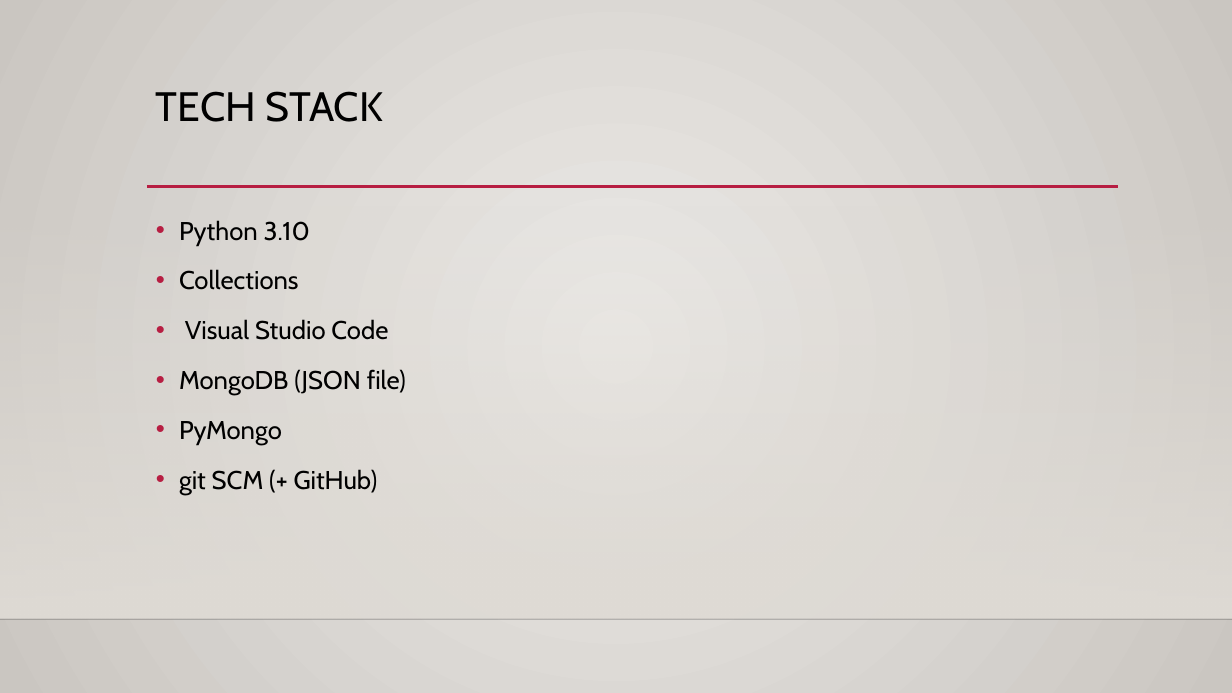
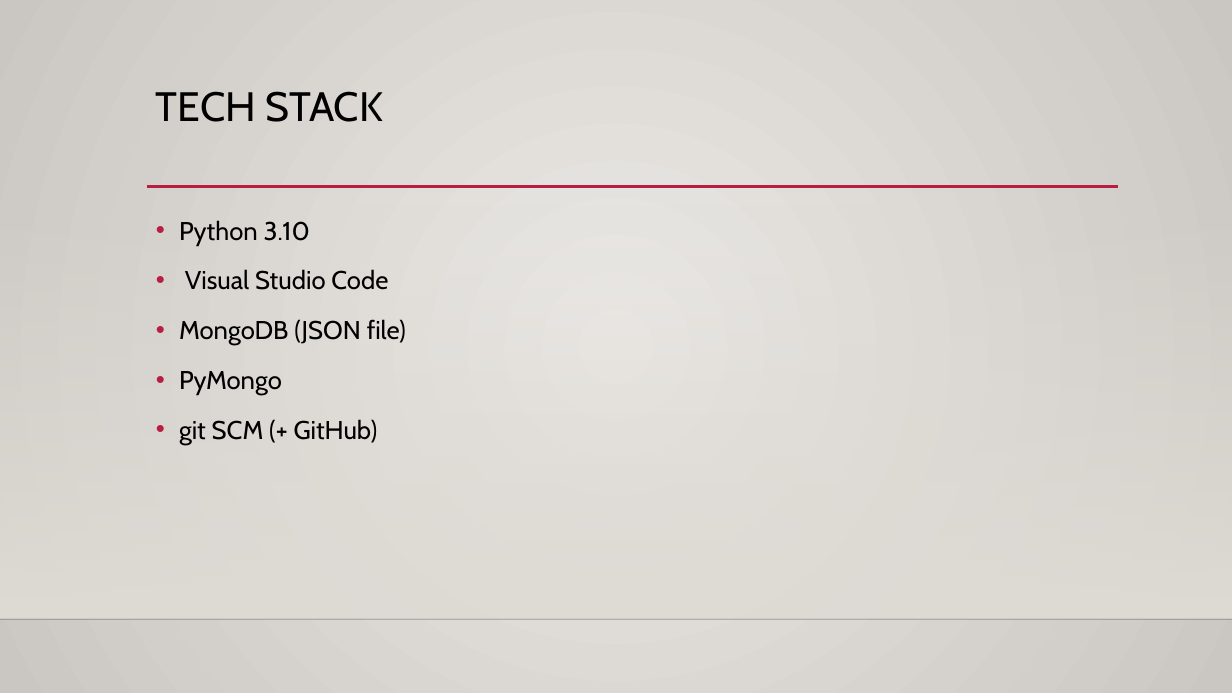
Before and after one commit to Carlos-Quarterman/TestP1, a slide deck: slide 3 of Banking Application Presentation.pptx. Drawn at 1232x693 pixels with LibreOffice and Linux fonts; fonts in the diff are those of the drawing; background and template pictures are left out. Boxes give left, top, right and bottom in pixels: in the first picture for what was removed or moved away, otherwise in the second. Text is boxed around its words. In the diff, an @@ line names an element or a change of style, - is before the commit and + after.

Commit message:
Initial commit, added project

```diff
--- a/Banking Application Presentation.pptx
+++ b/Banking Application Presentation.pptx
@@ text at <box>179,269,299,290</box>: paragraph removed @@
-• Collections
```
